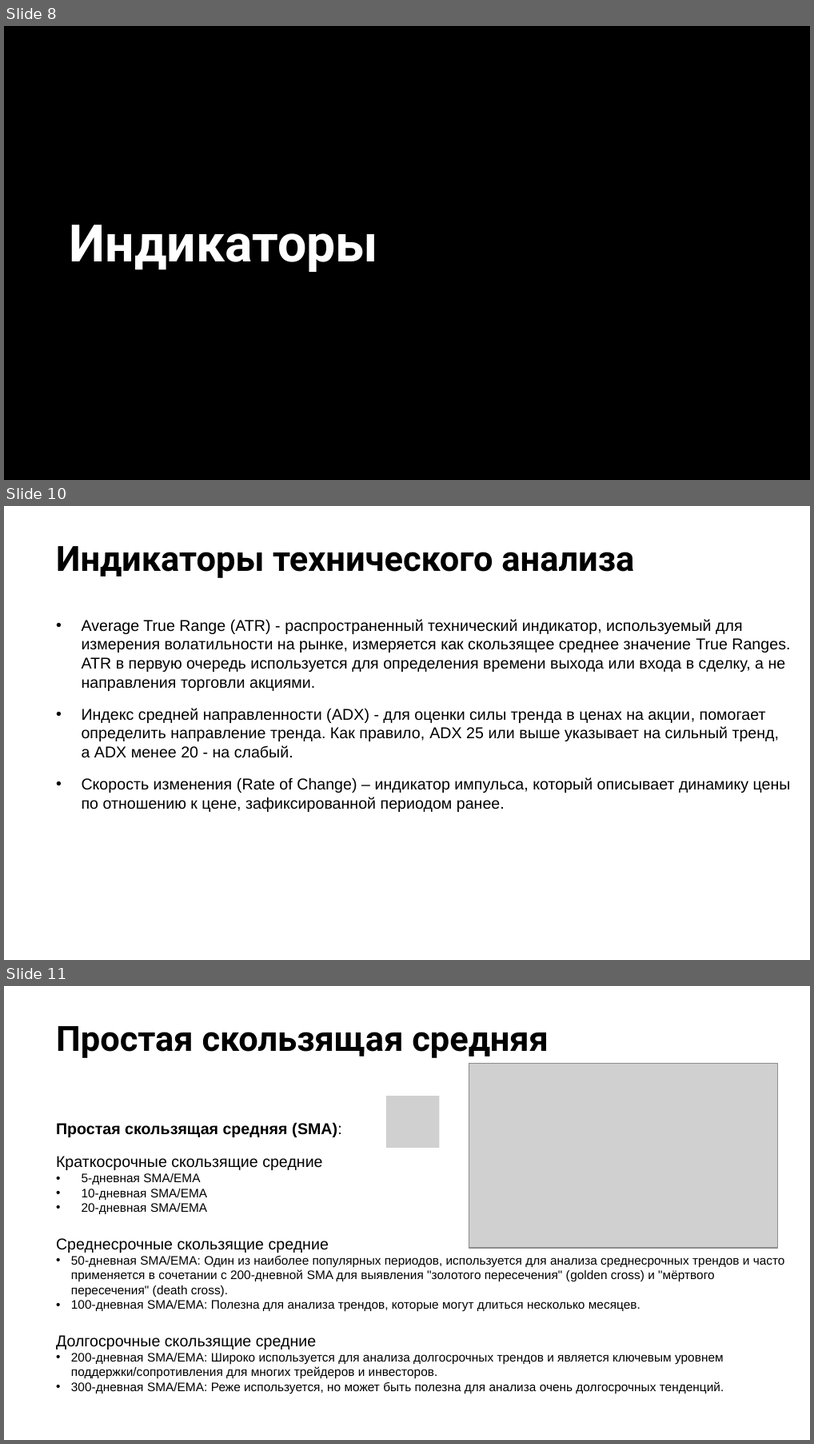
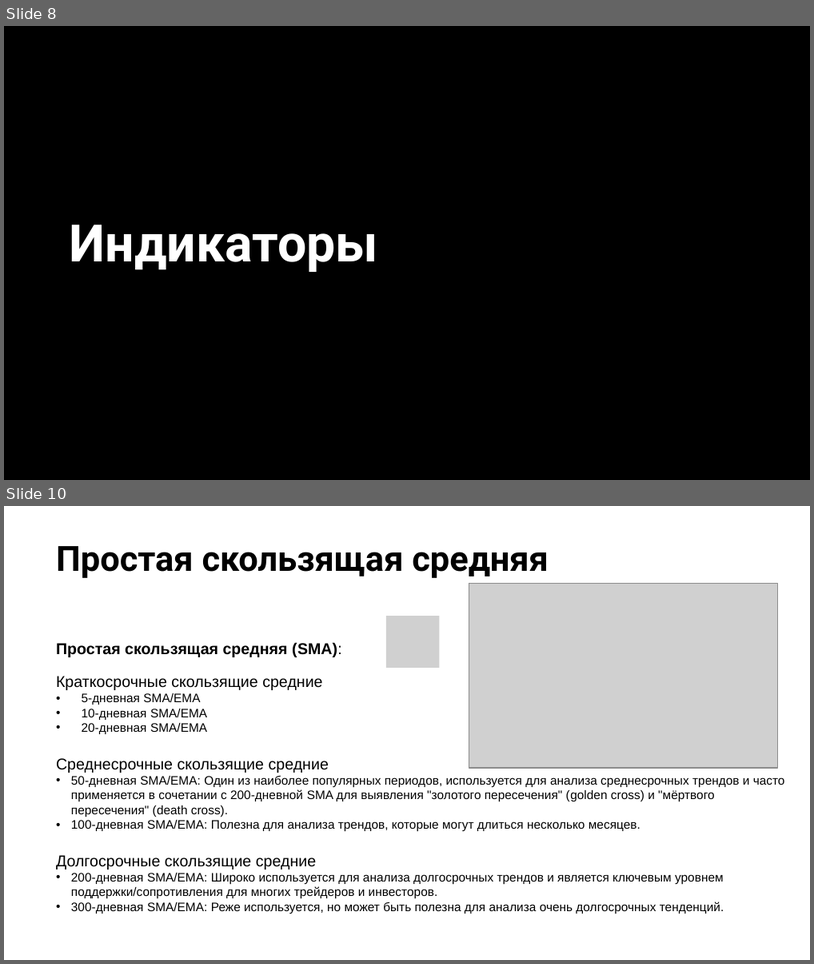
Before and after one commit to stureiko/ML_Trading_youtube, a slide deck: 02 - FinML - TechAnalysis/Tech-main-indexes.pptx. Shown one above the other, each under a label of ours: slides 8, 10 and 11 before the commit, slides 8 and 10 after it; the slides between them are not shown. The pictures are 814x1444 and 814x964 pixels, drawn with LibreOffice and Linux fonts; fonts in the diff are those of the drawing; grey boxes stand for pictures. Boxes give left, top, right and bottom in pixels: in the first picture for what was removed or moved away, otherwise in the second. Text is boxed around its words. In the diff, an @@ line names an element or a change of style, - is before the commit and + after.

```diff
--- a/02 - FinML - TechAnalysis/Tech-main-indexes.pptx
+++ b/02 - FinML - TechAnalysis/Tech-main-indexes.pptx
@@ slide 10 removed at (4,506,810,960), background #FFFFFF @@
@@ title removed at (56,546,634,578) @@
-Индикаторы технического анализа
@@ text removed at (82,619,791,812) @@
-• Average True Range (ATR) - распространенный технический индикатор, используемый для измерения волатильности на рынке, измеряется как скользящее среднее значение True Ranges. ATR в первую очередь используется для определения времени выхода или входа в сделку, а не направления торговли акциями.
-• Индекс средней направленности (ADX) - для оценки силы тренда в ценах на акции, помогает определить направление тренда. Как правило, ADX 25 или выше указывает на сильный тренд, а ADX менее 20 - на слабый.
-• Скорость изменения (Rate of Change) – индикатор импульса, который описывает динамику цены по отношению к цене, зафиксированной периодом ранее.
@@ what was slide 11 is now slide 10 @@
```
Also in this commit, not shown: 4 slides changed, 1 slide added, 4 other slides removed, 2 other files.
